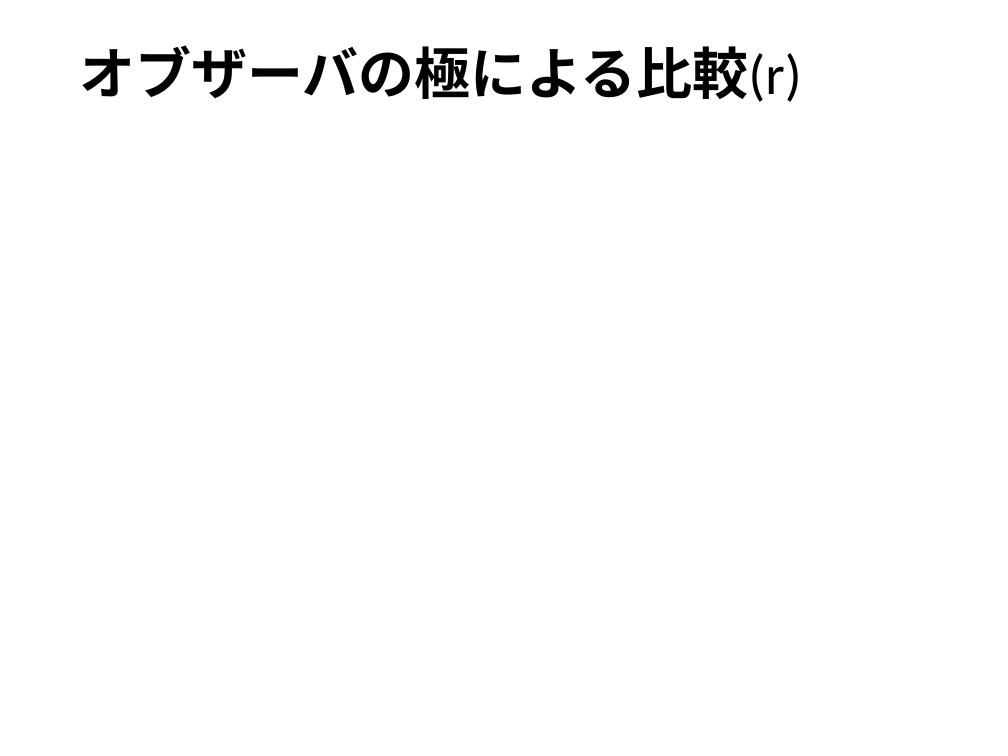
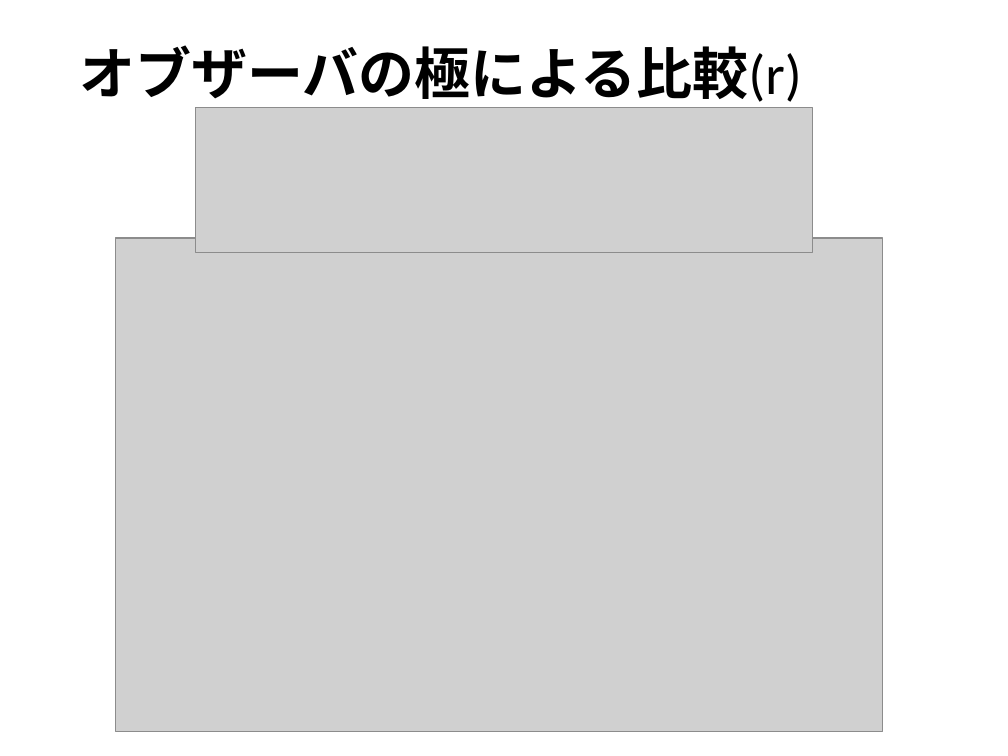
Before and after one commit to arabian9ts/Pendulum, a slide deck: slide 10 of presentation/pendulum_experiment.pptx. Drawn at 1008x756 pixels with LibreOffice and Linux fonts; fonts in the diff are those of the drawing; grey boxes stand for pictures. Boxes give left, top, right and bottom in pixels: in the first picture for what was removed or moved away, otherwise in the second. Text is boxed around its words. In the diff, an @@ line names an element or a change of style, - is before the commit and + after.

```diff
--- a/presentation/pendulum_experiment.pptx
+++ b/presentation/pendulum_experiment.pptx
@@ title "オブザーバの極による比較(r)" rewrapped from (x1=79, y1=45, x2=802, y2=102) to (x1=79, y1=45, x2=802, y2=109) @@
@@ picture added at (x1=196, y1=108, x2=812, y2=253) @@
@@ picture added at (x1=116, y1=238, x2=883, y2=731) @@
```
Also in this commit, not shown: 5 other slides changed, 5 slides added.
